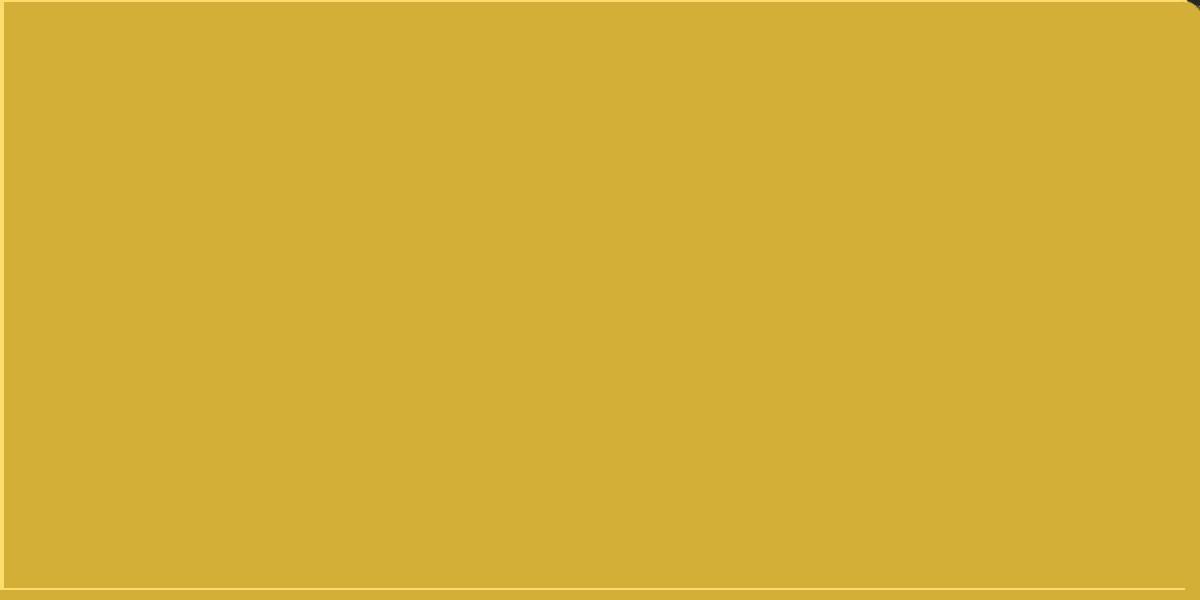
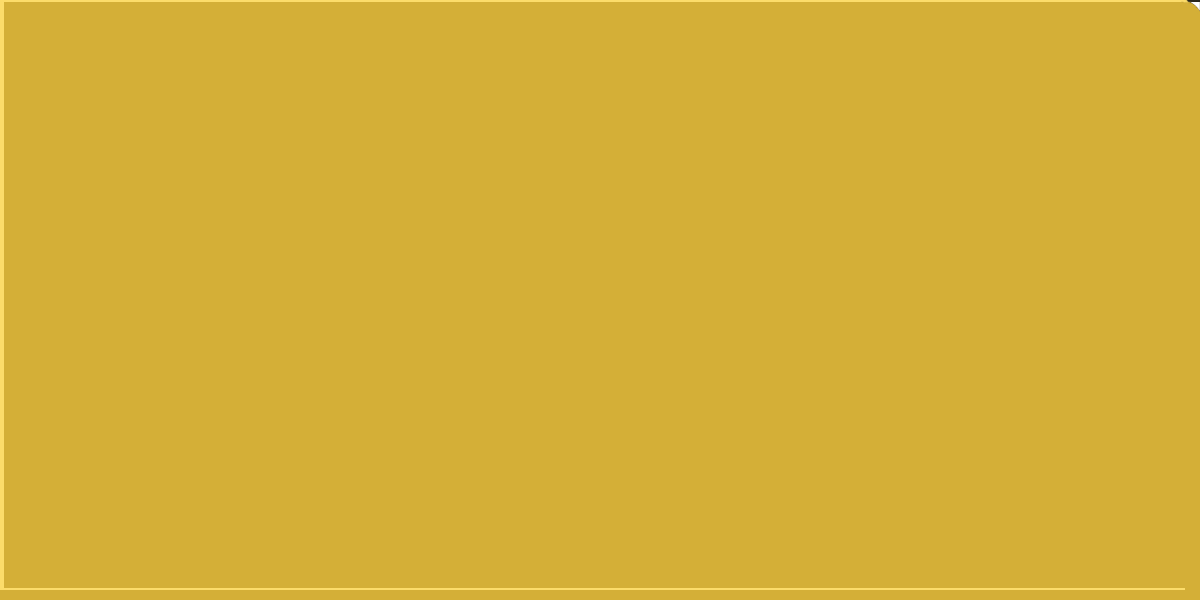
Layered file, before and after one edit (1200 × 600). Changes by layer:
renamed "book_gold_edges.png" to "bookBorders.png", painted on it over (1190, 2, 1200, 11)
